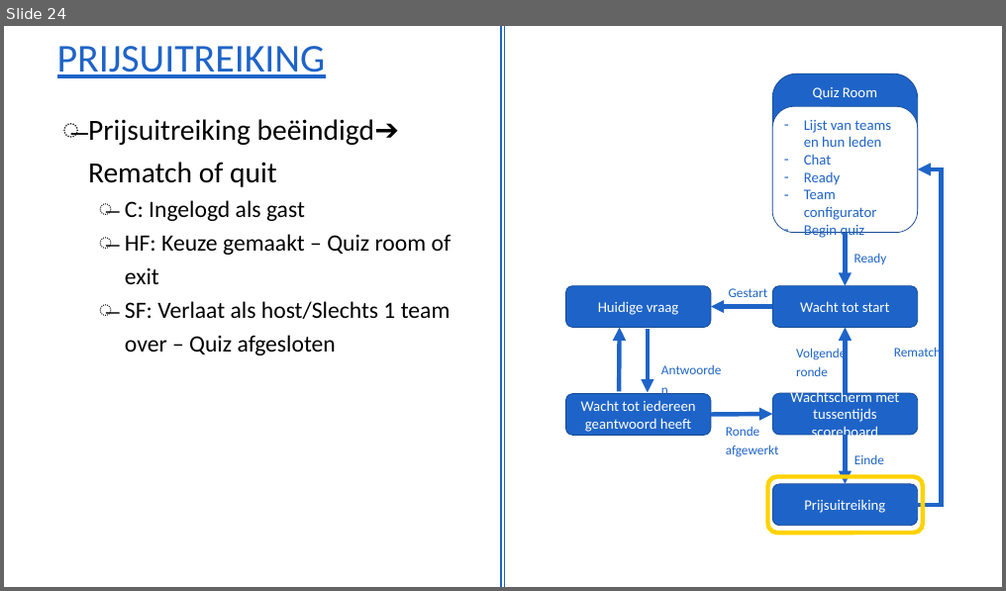
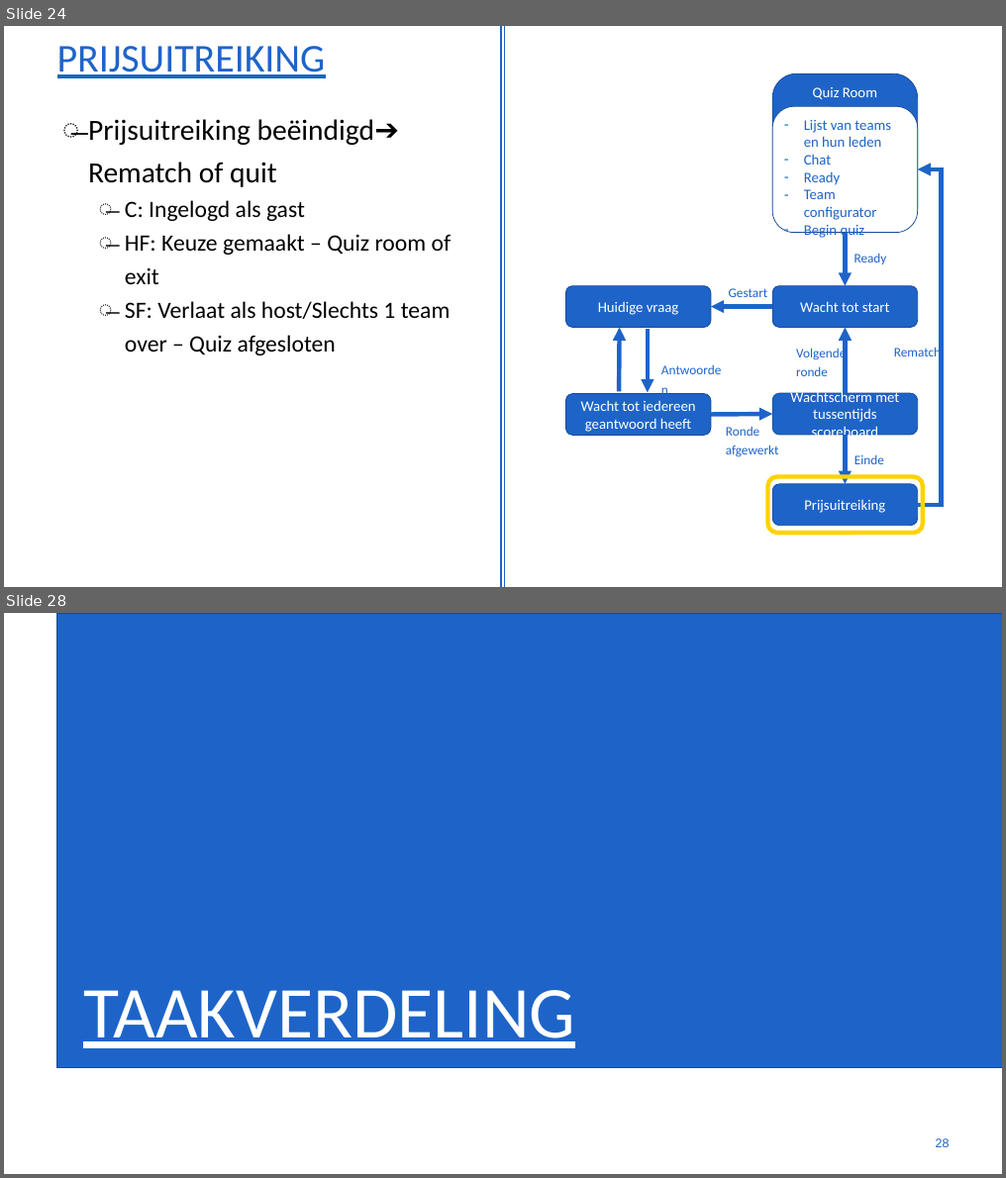
Before and after one commit to gartangh/Software-Development-Project, a slide deck: Analyse.pptx. Shown one above the other, each under a label of ours: slide 24 before the commit, slides 24 and 28 after it; the slides between them are not shown. The pictures are 1006x591 and 1006x1178 pixels, drawn with LibreOffice and Linux fonts; fonts in the diff are those of the drawing; background and template pictures are left out. Boxes give left, top, right and bottom in pixels: in the first picture for what was removed or moved away, otherwise in the second. Text is boxed around its words. In the diff, an @@ line names an element or a change of style, - is before the commit and + after.

```diff
--- a/Analyse.pptx
+++ b/Analyse.pptx
@@ slide 28 added at bbox=[4, 613, 1002, 1174], background #FFFFFF @@
@@ rectangle added at bbox=[56, 613, 1002, 1067], fill #1E64C8, outline #164A94 1 pt @@
@@ title added at bbox=[83, 990, 575, 1049], 100 pt, text #FFFFFF, underline @@
+TAAKVERDELING
@@ page number added at bbox=[936, 1139, 949, 1148], 17.1 pt, text #1E64C8 @@
+28
```
Also in this commit, not shown: 3 other slides added, 1 slide removed, 17 other files.
